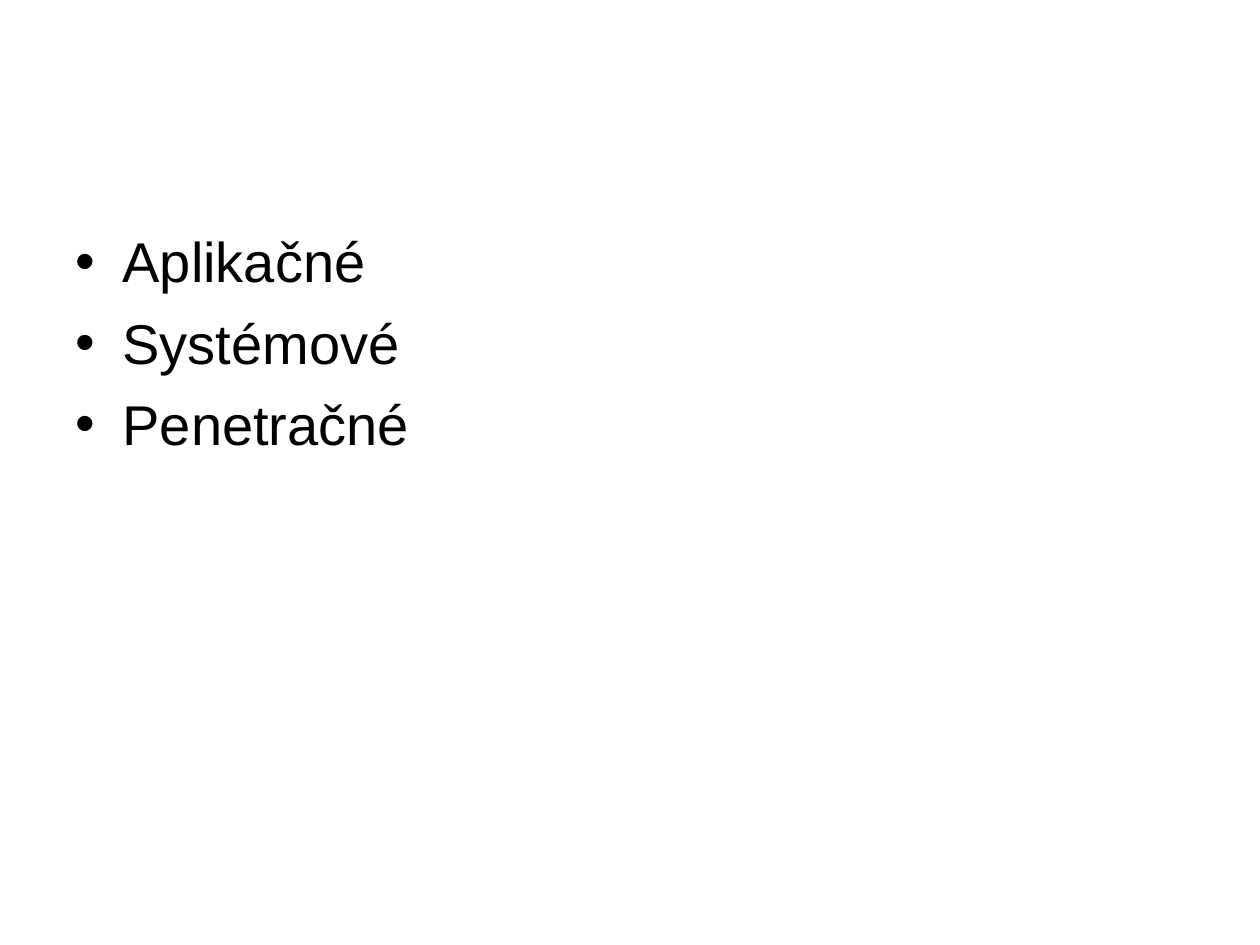
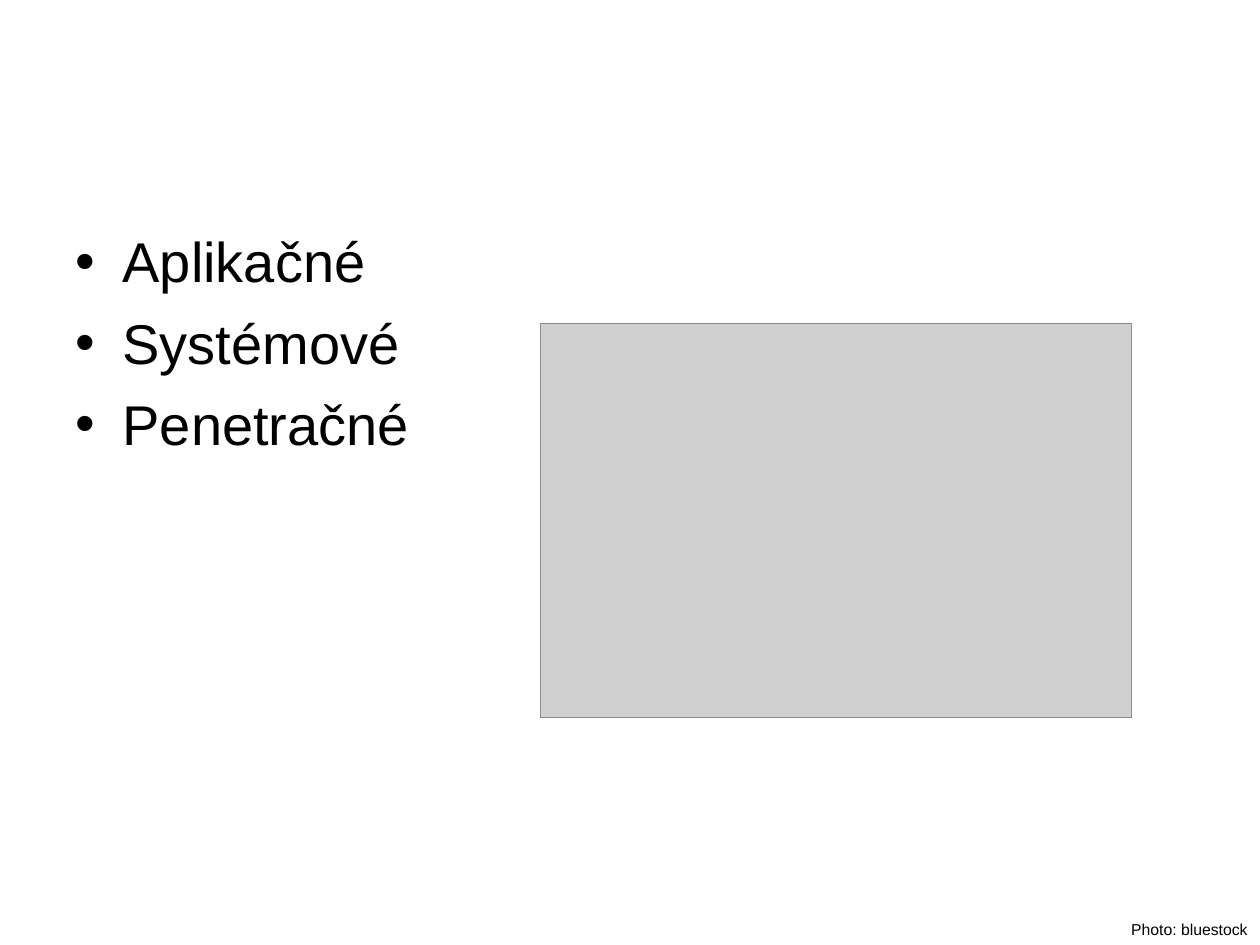
Before and after one commit to googlecode-mirror/timovy2007, a slide deck: slide 13 of doc/prezentacia/tech_presentation.ppt (slide 12 before the commit). Drawn at 1260x945 pixels with LibreOffice and Linux fonts; fonts in the diff are those of the drawing; grey boxes stand for pictures; background and template pictures are left out. Boxes give left, top, right and bottom in pixels: in the first picture for what was removed or moved away, otherwise in the second. Text is boxed around its words. In the diff, an @@ line names an element or a change of style, - is before the commit and + after.

```diff
--- a/doc/prezentacia/tech_presentation.ppt
+++ b/doc/prezentacia/tech_presentation.ppt
@@ picture added at [541, 324, 1131, 718] @@
@@ text added at [1131, 923, 1248, 935], 9 pt, text #000000 @@
+Photo: bluestock
```
Also in this commit, not shown: 6 other slides changed, 1 slide added.
